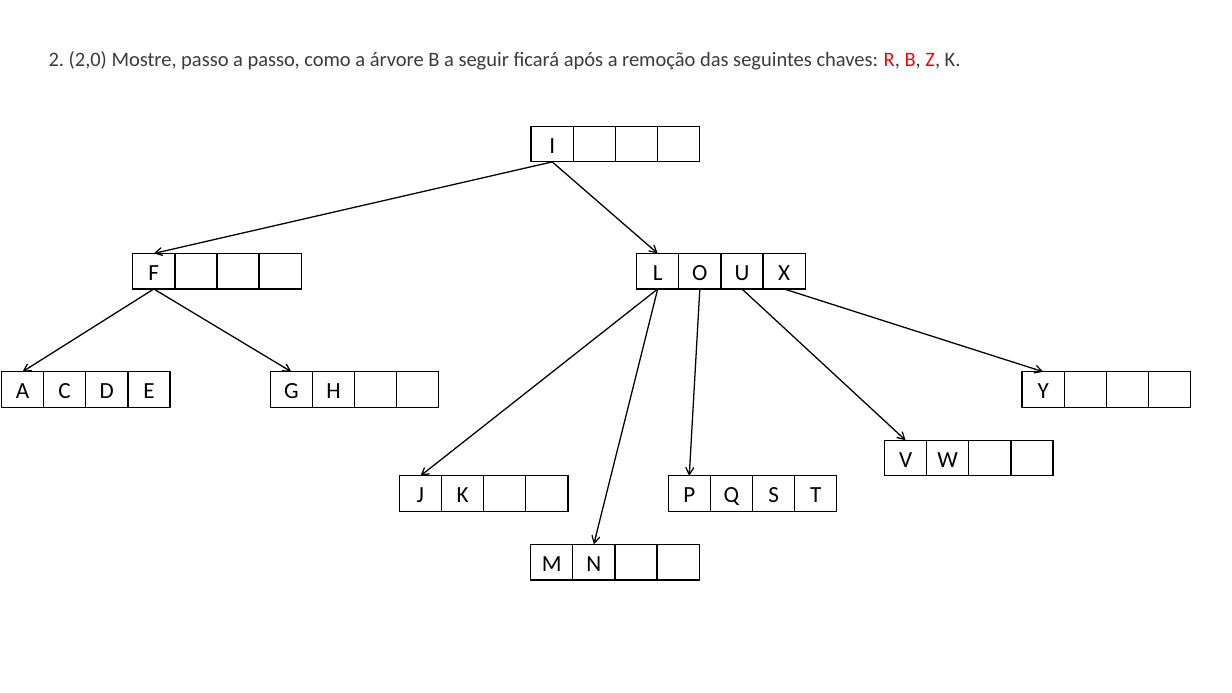
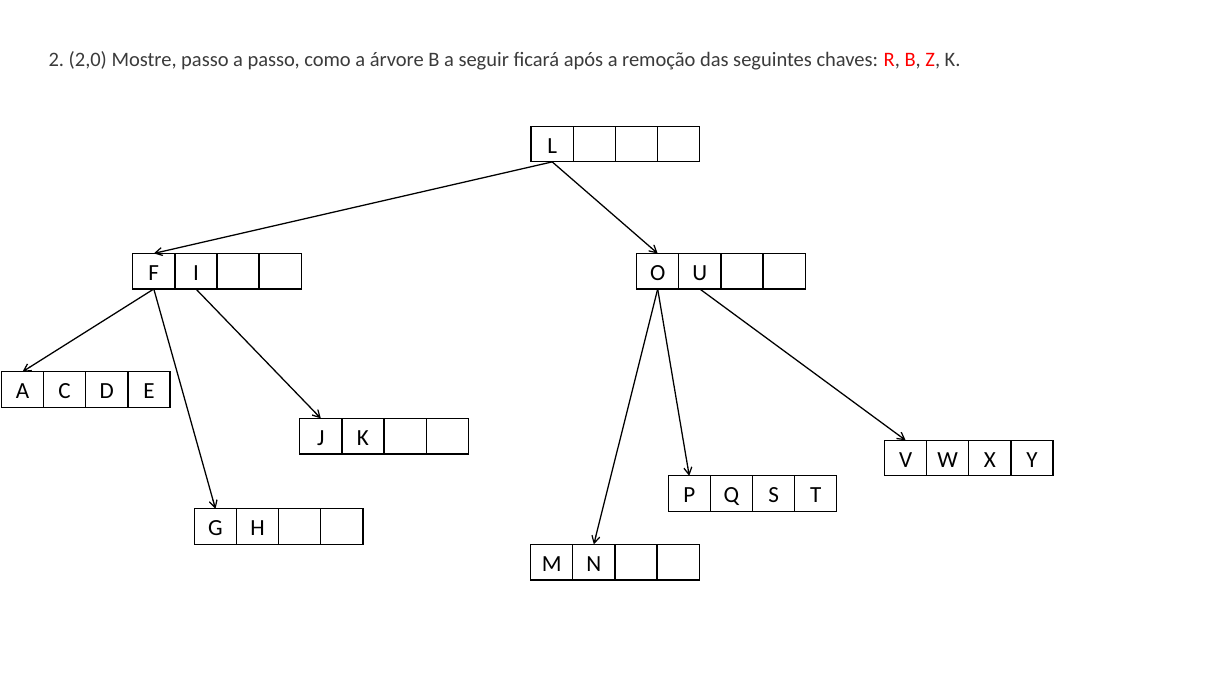
Before and after one commit to machadosbruno/Estrutura-de-Dados-II, a slide deck: slide 7 of 10-06-2025/ExerciciosProva.pptx. Drawn at 1232x693 pixels with LibreOffice and Linux fonts; fonts in the diff are those of the drawing. Boxes give left, top, right and bottom in pixels: in the first picture for what was removed or moved away, otherwise in the second. Text is boxed around its words. In the diff, an @@ line names an element or a change of style, - is before the commit and + after.

```diff
--- a/10-06-2025/ExerciciosProva.pptx
+++ b/10-06-2025/ExerciciosProva.pptx
@@ text in rectangle at <box>547,138,557,153</box>: text changed @@
-I
+L
@@ text in rectangle at <box>193,265,199,280</box>: text added @@
+I
@@ rectangle "O": place and size @@
-rectangle "O" at <box>679,253,722,288</box>
+rectangle "O" at <box>637,253,679,288</box>
@@ rectangle removed at <box>637,253,679,288</box> @@
-L
@@ rectangle "U": place and size @@
-rectangle "U" at <box>721,253,763,288</box>
+rectangle "U" at <box>679,253,722,288</box>
@@ rectangle: place and size @@
-rectangle at <box>1011,441,1054,476</box>
+rectangle at <box>721,253,763,288</box>
@@ text in rectangle at <box>778,265,790,280</box>: text removed @@
-X
@@ arrow moved from (153, 289) - (291, 372) to (153, 289) - (215, 509) @@
@@ arrow moved from (658, 289) - (421, 476) to (196, 289) - (321, 419) @@
@@ arrow moved from (700, 289) - (689, 476) to (658, 289) - (689, 476) @@
@@ arrow moved from (742, 289) - (906, 441) to (700, 289) - (906, 441) @@
@@ arrow removed from (785, 289) to (1043, 372) @@
@@ rectangle removed at <box>1065,372,1107,407</box> @@
@@ rectangle removed at <box>1106,372,1149,407</box> @@
@@ rectangle removed at <box>1149,372,1191,407</box> @@
@@ 4 rectangles: place and size @@
-4 rectangles at <box>399,476,568,511</box>
+4 rectangles at <box>299,419,469,454</box>
@@ rectangle "Y": place and size @@
-rectangle "Y" at <box>1022,372,1065,407</box>
+rectangle "Y" at <box>1011,441,1054,476</box>
@@ text in rectangle at <box>984,452,996,467</box>: text added @@
+X
@@ 4 rectangles: place and size @@
-4 rectangles at <box>270,372,439,407</box>
+4 rectangles at <box>194,509,363,544</box>
```
Also in this commit, not shown: 3 other slides changed, 1 slide added, 1 other file.
